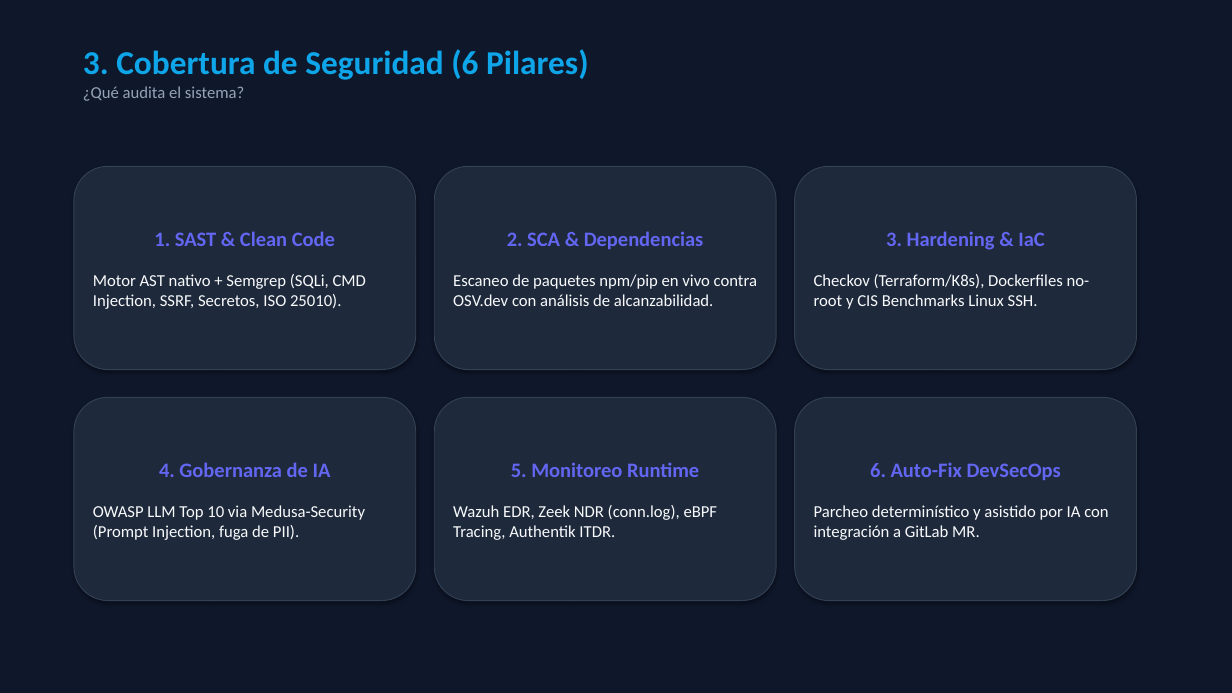
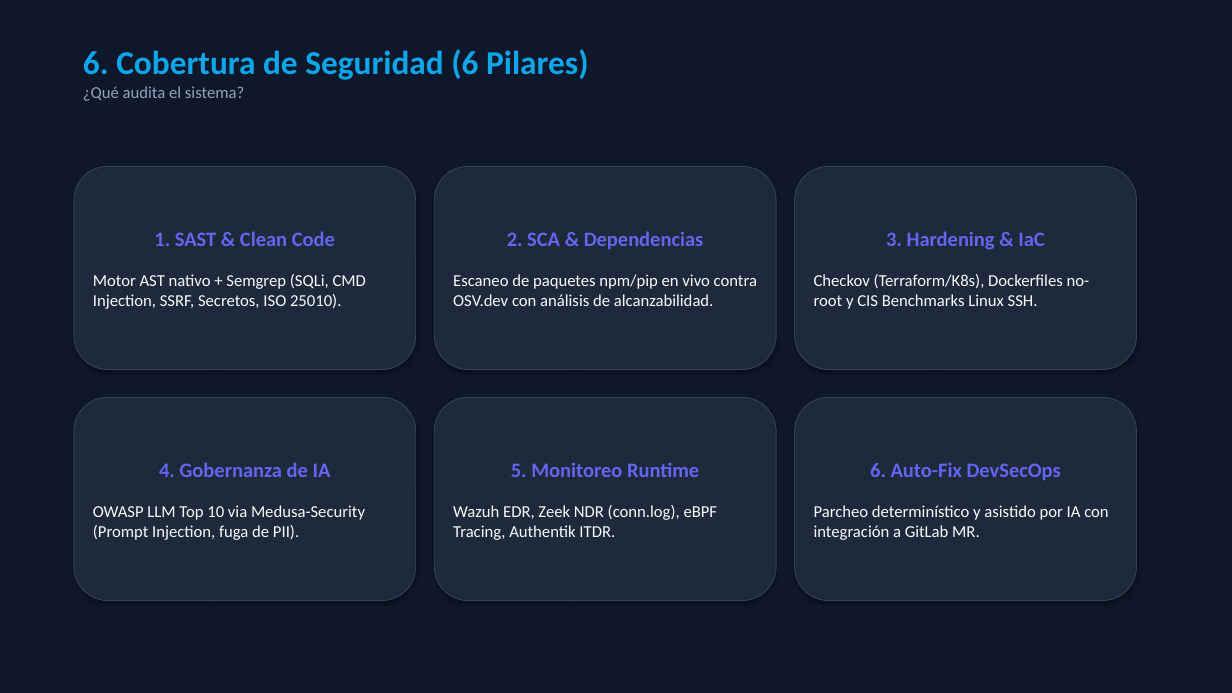
Before and after one commit to imarthe75/centinela-ai, a slide deck: slide 7 of Presentacion_Centinela_AI.pptx (slide 4 before the commit). Drawn at 1232x693 pixels with LibreOffice and Linux fonts; fonts in the diff are those of the drawing. Boxes give left, top, right and bottom in pixels: in the first picture for what was removed or moved away, otherwise in the second. Text is boxed around its words. In the diff, an @@ line names an element or a change of style, - is before the commit and + after.

```diff
--- a/Presentacion_Centinela_AI.pptx
+++ b/Presentacion_Centinela_AI.pptx
@@ text at (x1=83, y1=49, x2=589, y2=80): text changed @@
-3. Cobertura de Seguridad (6 Pilares)
+6. Cobertura de Seguridad (6 Pilares)
```
Also in this commit, not shown: 3 slides added.
